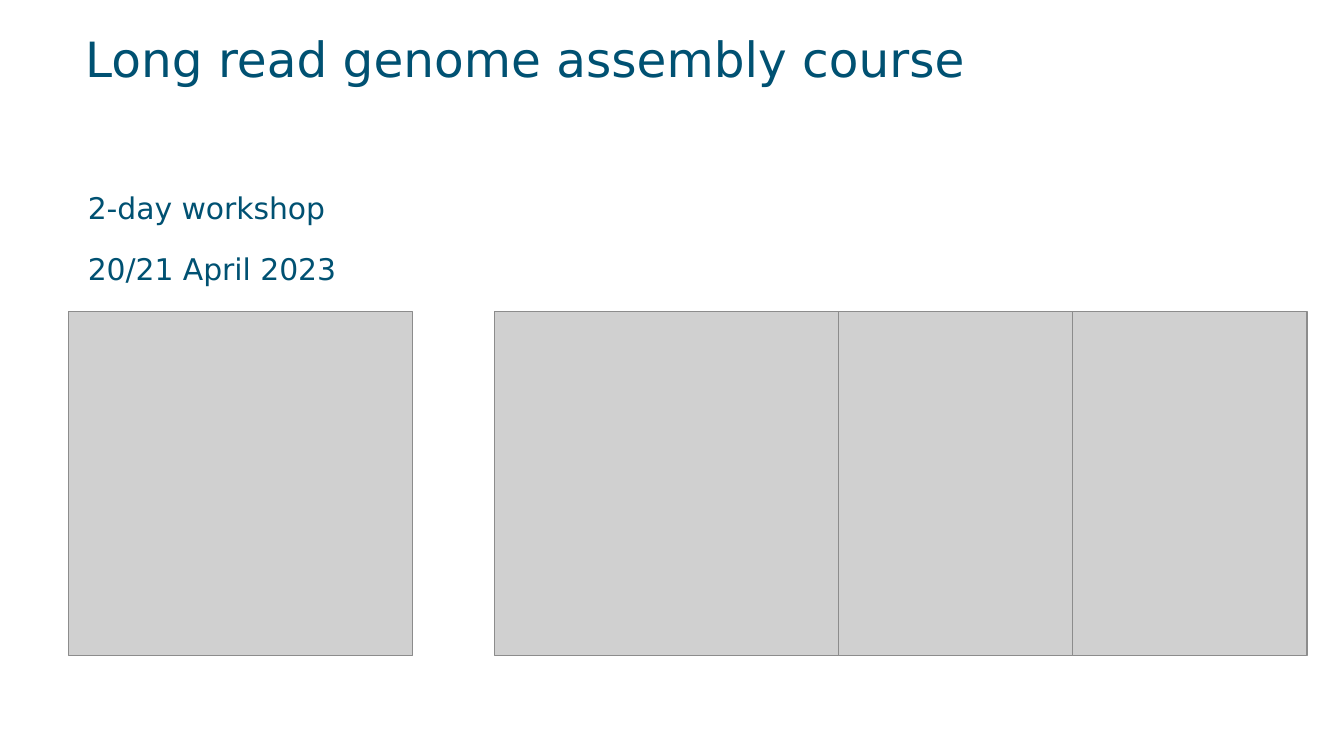
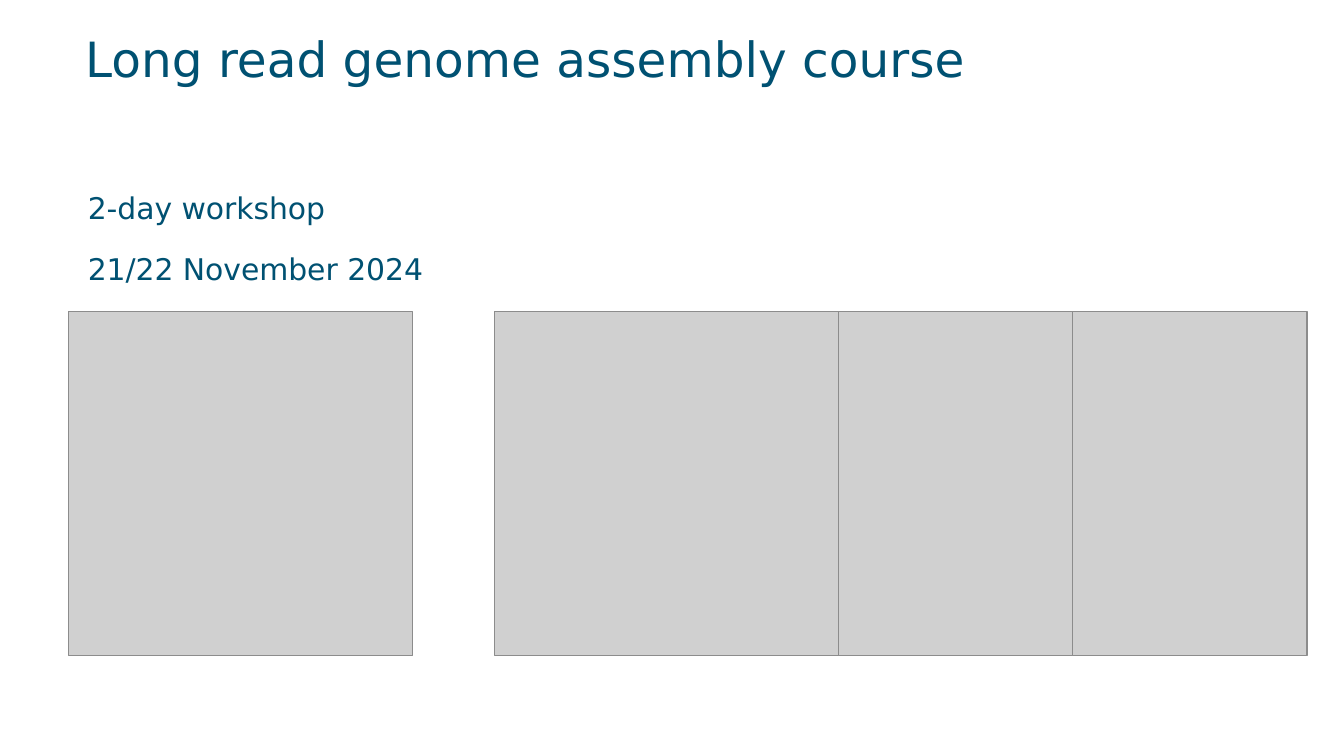
Before and after one commit to swarris/2024-11-21-long-reads, a slide deck: slide 1 of fig/LongReadAssembly.pptx. Drawn at 1344x756 pixels with LibreOffice and Linux fonts; fonts in the diff are those of the drawing; grey boxes stand for pictures; background and template pictures are left out. Boxes give left, top, right and bottom in pixels: in the first picture for what was removed or moved away, otherwise in the second. Text is boxed around its words. In the diff, an @@ line names an element or a change of style, - is before the commit and + after.

```diff
--- a/fig/LongReadAssembly.pptx
+++ b/fig/LongReadAssembly.pptx
@@ text at [88, 257, 423, 283]: text changed @@
-20/21 April 2023
+21/22 November 2024
```
Also in this commit, not shown: 1 other slide changed, 1 other file.
